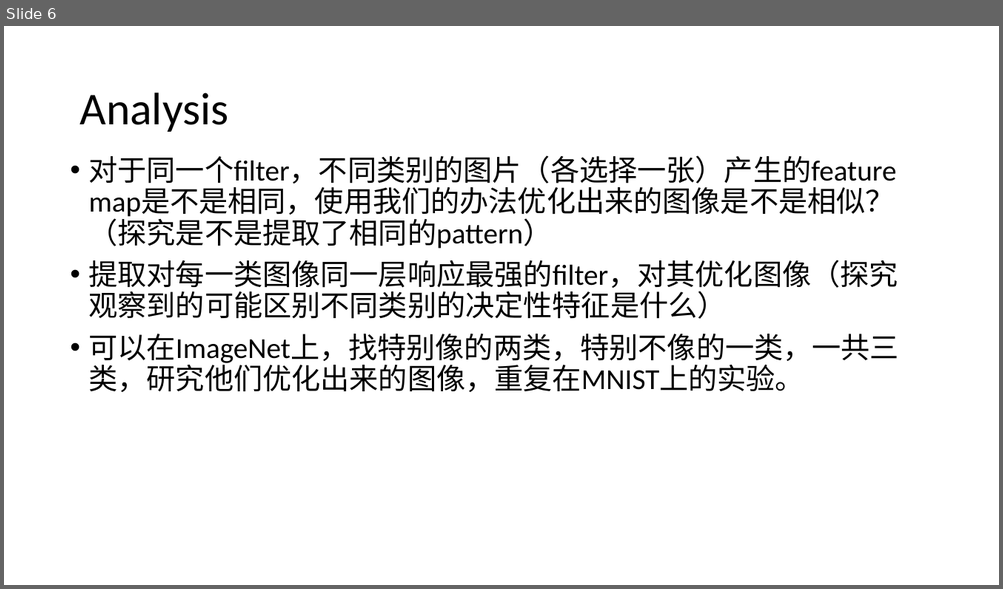
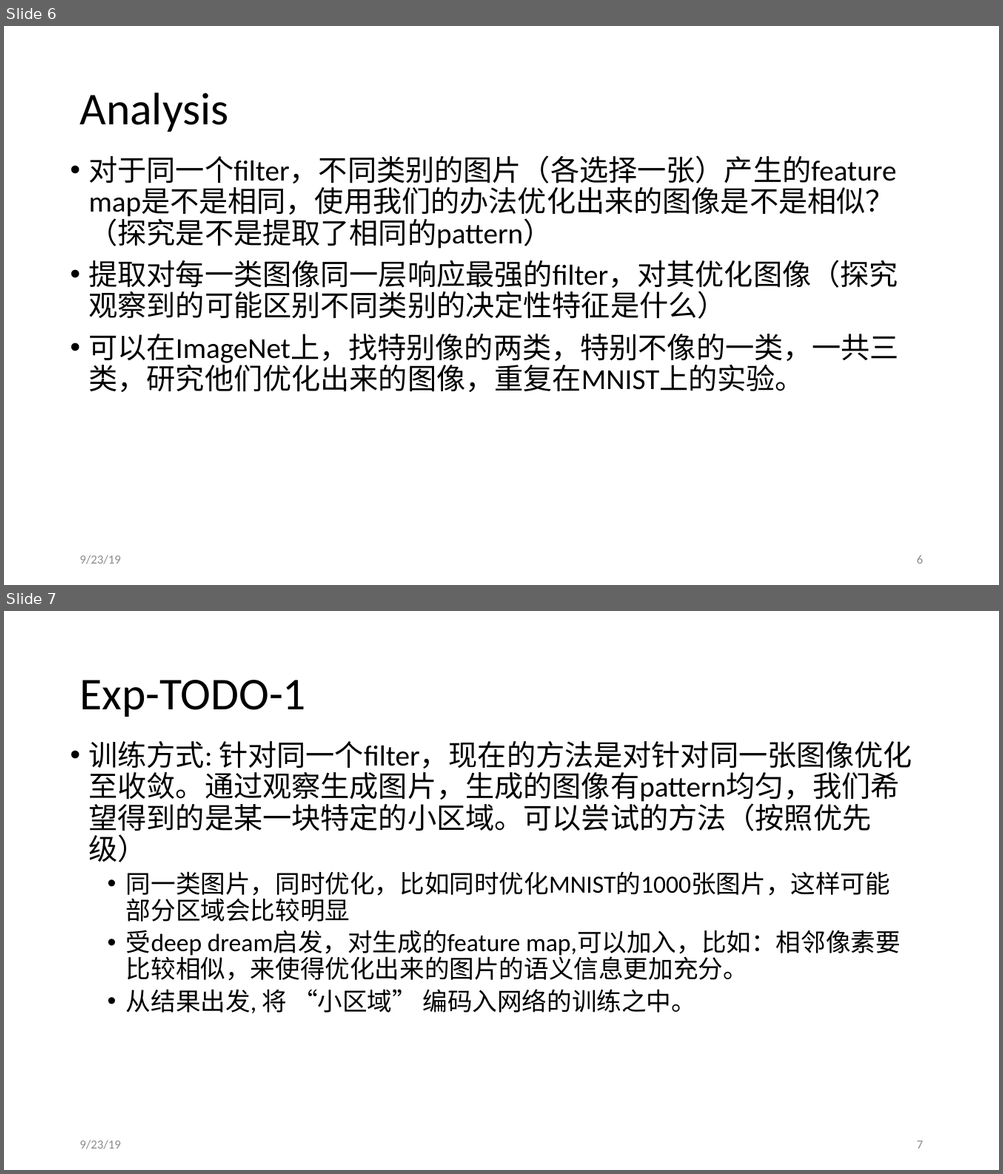
Before and after one commit to JiaxinZhuang/Interpretation, a slide deck: ppt/Interpretation-9-20.pptx. Shown one above the other, each under a label of ours: slide 6 before the commit, slides 6 and 7 after it. The pictures are 1003x589 and 1003x1174 pixels, drawn with LibreOffice and Linux fonts; fonts in the diff are those of the drawing. Boxes give left, top, right and bottom in pixels: in the first picture for what was removed or moved away, otherwise in the second. Text is boxed around its words. In the diff, an @@ line names an element or a change of style, - is before the commit and + after.

```diff
--- a/ppt/Interpretation-9-20.pptx
+++ b/ppt/Interpretation-9-20.pptx
@@ slide 7 added at [4,611,999,1170], background #FFFFFF @@
@@ title added at [79,680,306,717], 44 pt, text #000000 @@
+Exp-TODO-1
@@ text added at [89,741,912,1014], 24 pt, text #000000 @@
+• 训练方式: 针对同一个filter，现在的方法是对针对同一张图像优化至收敛。通过观察生成图片，生成的图像有pattern均匀，我们希望得到的是某一块特定的小区域。可以尝试的方法（按照优先级）
+  • 同一类图片，同时优化，比如同时优化MNIST的1000张图片，这样可能部分区域会比较明显
+  • 受deep dream启发，对生成的feature map,可以加入，比如：相邻像素要比较相似，来使得优化出来的图片的语义信息更加充分。
+  • 从结果出发, 将 “小区域” 编码入网络的训练之中。
@@ text added at [79,1140,120,1150], 12 pt, text #8C8C8C @@
+9/23/19
@@ page number added at [916,1141,922,1149], 12 pt, text #8C8C8C @@
+7
@@ slide 6 changed as well @@
@@ text added at [79,555,120,565], 12 pt, text #8C8C8C @@
+9/23/19
@@ page number added at [916,556,922,564], 12 pt, text #8C8C8C @@
+6
```
Also in this commit, not shown: 4 other slides changed, 5 other slides added, 1 slide removed, 5 other files.
